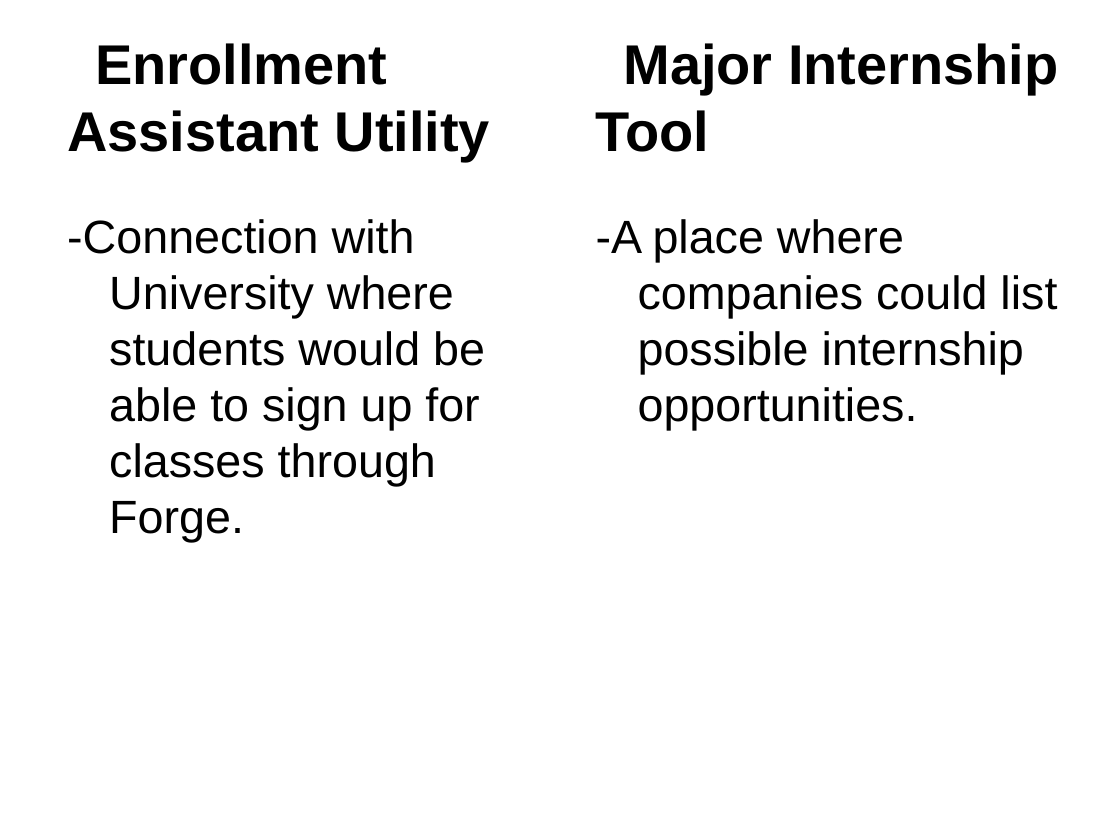
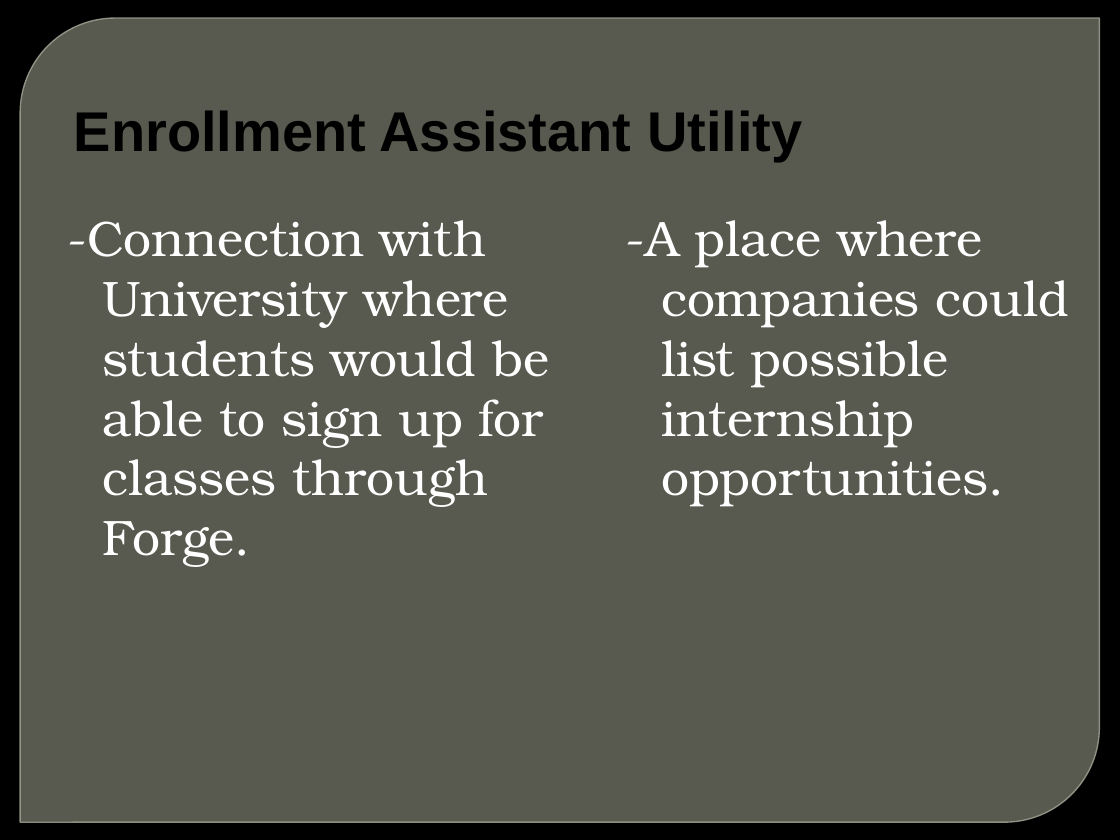
Before and after one commit to zgthompson/pockwester, a slide deck: slide 14 of documentation/Forge.pptx (slide 10 before the commit). Drawn at 1120x840 pixels with LibreOffice and Linux fonts; fonts in the diff are those of the drawing; background and template pictures are left out. Boxes give left, top, right and bottom in pixels: in the first picture for what was removed or moved away, otherwise in the second. Text is boxed around its words. In the diff, an @@ line names an element or a change of style, - is before the commit and + after.

```diff
--- a/documentation/Forge.pptx
+++ b/documentation/Forge.pptx
@@ background #FFFFFF to picture (left out) @@
@@ round diag rect added at <box>20,18,1100,822</box>, fill #888B7B at 65% opacity, outline #9DA090 0.87 pt @@
@@ title "Enrollment Assistant Utility" at <box>74,110,802,161</box>: indent changed @@
@@ title removed at <box>596,43,1058,152</box> @@
-Major Internship Tool
@@ text "-Connection with University where students ..." at <box>67,220,550,567</box>: size 30 to 32 pt, font Arial to TeX Gyre Bonum, text colour #000000 to #FFFFFF; indent changed; less space between paragraphs @@
@@ text "-A place where companies could ..." at <box>625,220,1069,507</box>: size 30 to 32 pt, font Arial to TeX Gyre Bonum, text colour #000000 to #FFFFFF; indent changed; less space between paragraphs @@
@@ text "-A place where companies could ...": place and size @@
-text "-A place where companies could ..." at <box>596,219,1057,431</box>
+text "-A place where companies could ..." at <box>625,220,1069,507</box>
```
Also in this commit, not shown: 5 other slides changed, 9 slides added, 5 slides removed.
